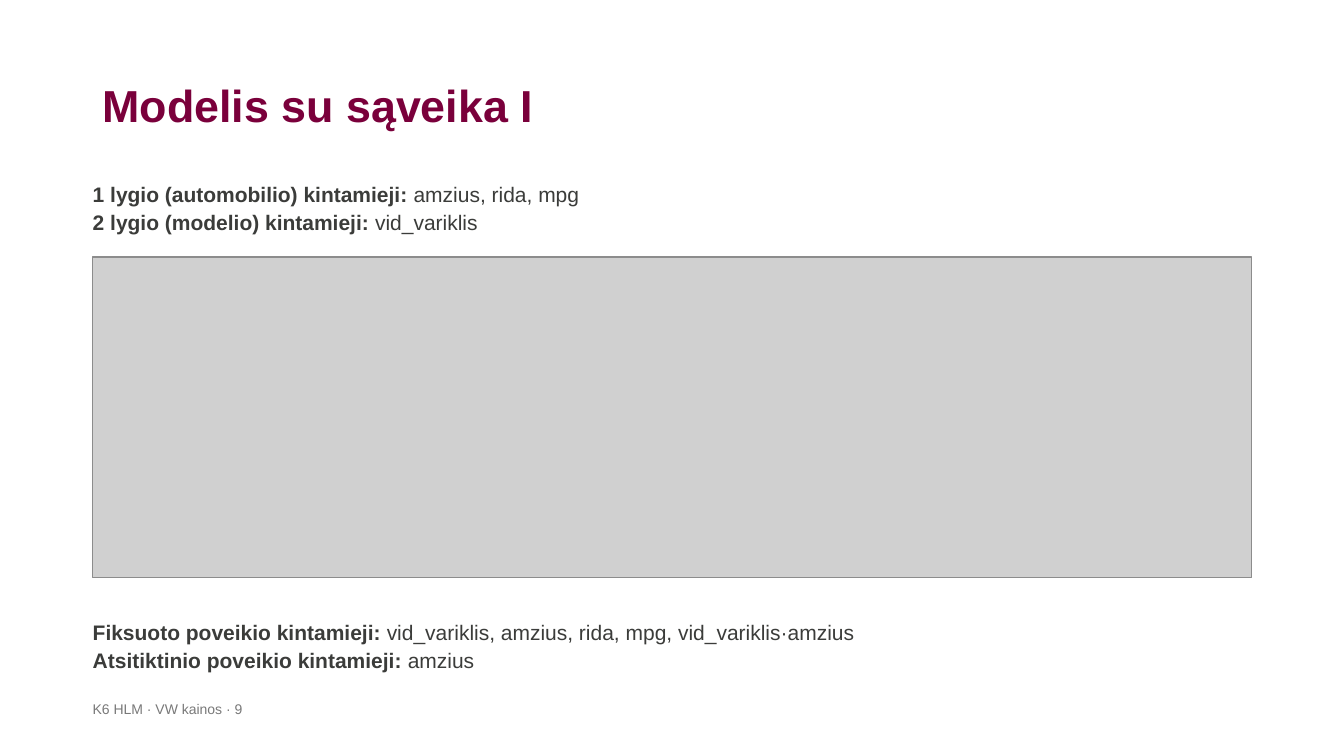
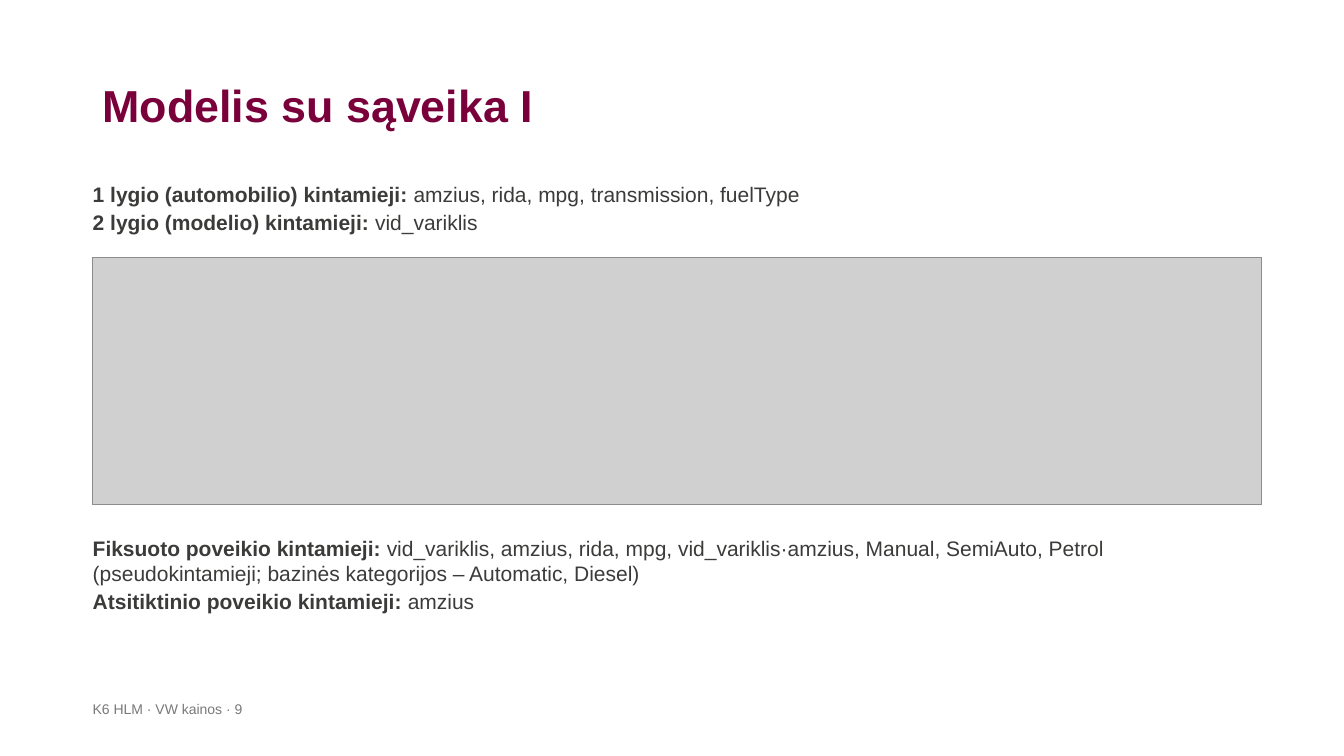
Before and after one commit to LidijaPu/K6, a slide deck: slide 9 of K6_HLM_VW_pristatymas-2.pptx. Drawn at 1344x756 pixels with LibreOffice and Linux fonts; fonts in the diff are those of the drawing; grey boxes stand for pictures; background and template pictures are left out. Boxes give left, top, right and bottom in pixels: in the first picture for what was removed or moved away, otherwise in the second. Text is boxed around its words. In the diff, an @@ line names an element or a change of style, - is before the commit and + after.

```diff
--- a/K6_HLM_VW_pristatymas-2.pptx
+++ b/K6_HLM_VW_pristatymas-2.pptx
@@ text at [93, 186, 799, 206]: text changed; bold off @@
-1 lygio (automobilio) kintamieji: amzius, rida, mpg
+1 lygio (automobilio) kintamieji: amzius, rida, mpg, transmission, fuelType
@@ picture: place and size @@
-picture at [93, 257, 1252, 578]
+picture at [93, 257, 1262, 505]
@@ text "Fiksuoto poveikio kintamieji: vid_variklis, amzius, ...": place and size @@
-text "Fiksuoto poveikio kintamieji: vid_variklis, amzius, ..." at [93, 624, 854, 673]
+text "Fiksuoto poveikio kintamieji: vid_variklis, amzius, ..." at [93, 540, 1104, 613]
@@ text at [93, 540, 1104, 585]: text changed @@
-Fiksuoto poveikio kintamieji: vid_variklis, amzius, rida, mpg, vid_variklis·amzius
+Fiksuoto poveikio kintamieji: vid_variklis, amzius, rida, mpg, vid_variklis·amzius, Manual, SemiAuto, Petrol (pseudokintamieji; bazinės kategorijos – Automatic, Diesel)
```
Also in this commit, not shown: 11 other slides changed, 2 slides removed, 4 other files.
